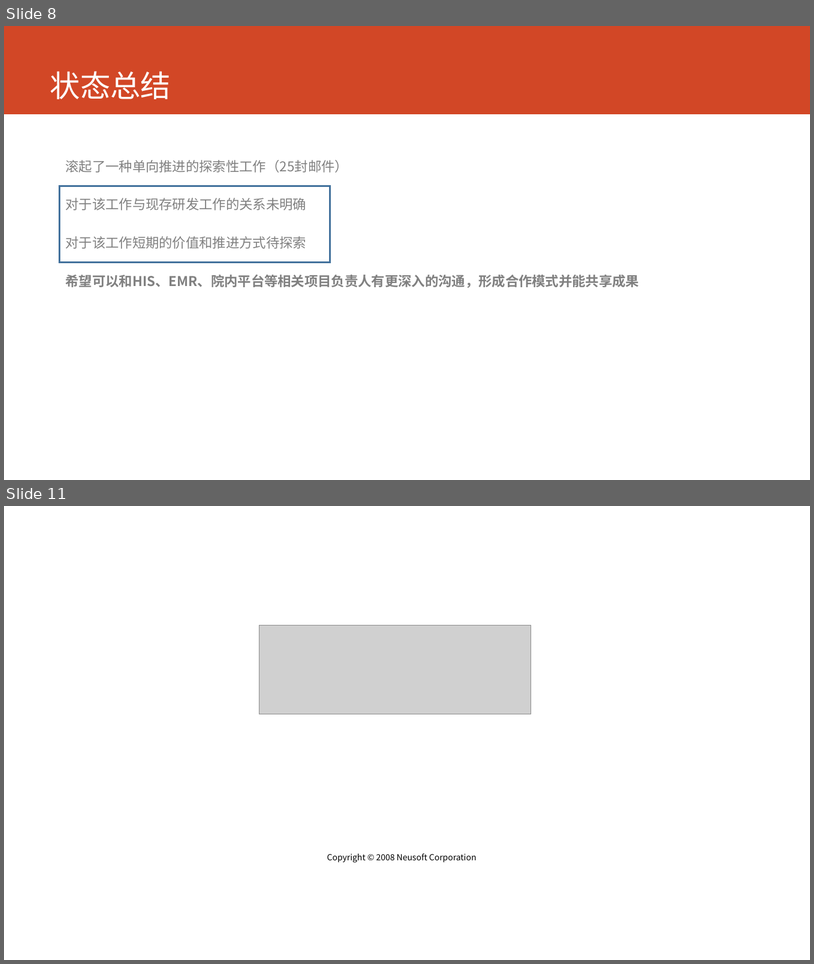
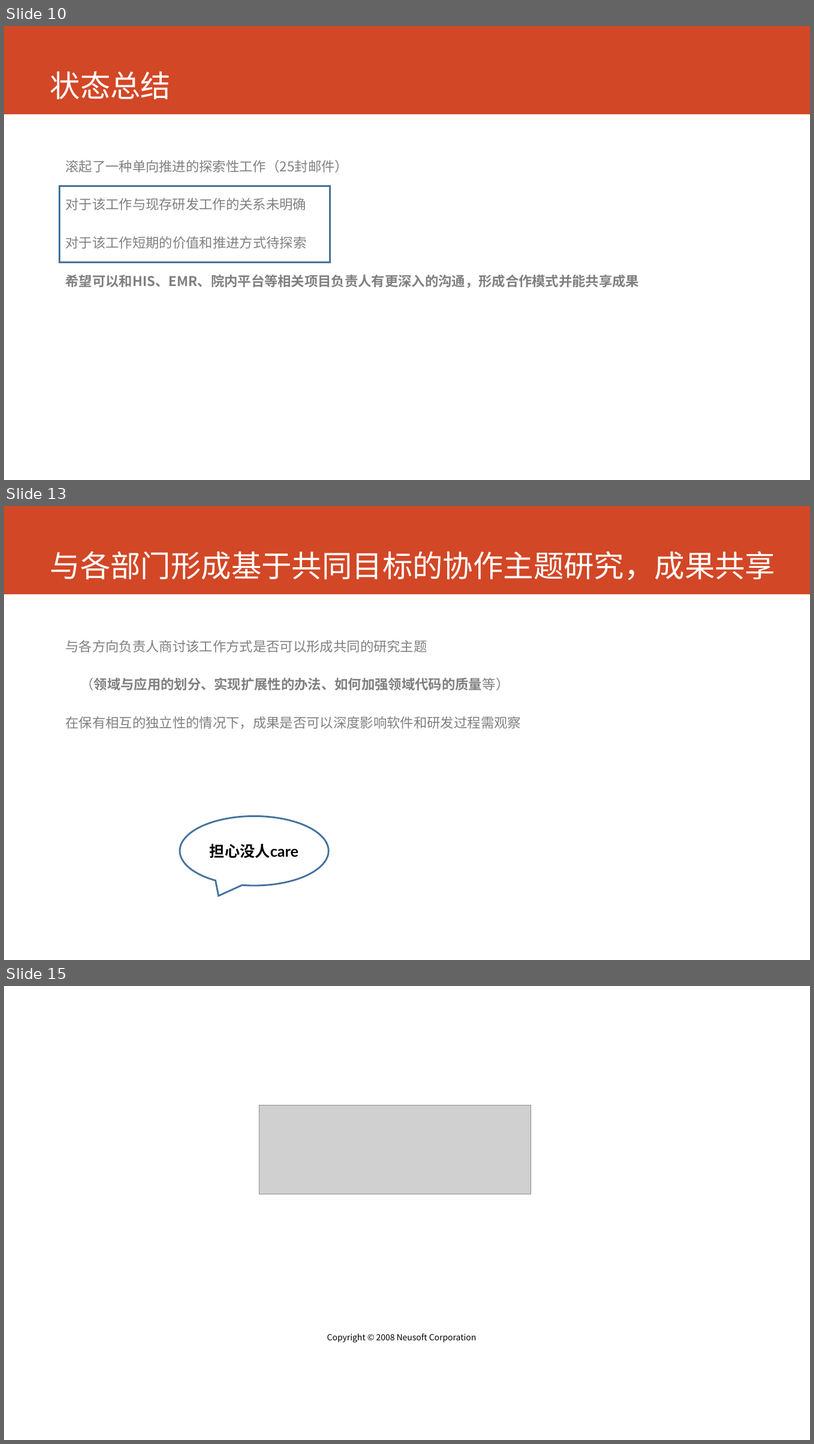
Before and after one commit to AppSecAI-TEST/hospital, a slide deck: doc/状态报告 2017-2-27.pptx. Shown one above the other, each under a label of ours: slides 8 and 11 before the commit, slides 10, 13 and 15 after it; the slides between them are not shown. The pictures are 814x964 and 814x1444 pixels, drawn with LibreOffice and Linux fonts; fonts in the diff are those of the drawing; grey boxes stand for pictures. Boxes give left, top, right and bottom in pixels: in the first picture for what was removed or moved away, otherwise in the second. Text is boxed around its words. In the diff, an @@ line names an element or a change of style, - is before the commit and + after.

```diff
--- a/doc/状态报告 2017-2-27.pptx
+++ b/doc/状态报告 2017-2-27.pptx
@@ slide 13 added at (4, 506, 810, 960), background #FFFFFF; not listed: 1 template element that a slide beside it also shows @@
@@ title added at (50, 551, 776, 580), 36 pt, text #FFFFFF @@
+与各部门形成基于共同目标的协作主题研究，成果共享
@@ text added at (65, 640, 521, 729), 16 pt, text #808080 @@
+与各方向负责人商讨该工作方式是否可以形成共同的研究主题
+（领域与应用的划分、实现扩展性的办法、如何加强领域代码的质量等）
+在保有相互的独立性的情况下，成果是否可以深度影响软件和研发过程需观察
@@ speech bubble added at (180, 816, 329, 885), outline #43739E 2 pt, 18 pt, text #000000, bold @@
+担心没人care
@@ what was slide 8 is now slide 10 @@
@@ what was slide 11 is now slide 15 @@
```
Also in this commit, not shown: 2 slides changed, 2 other slides added.
